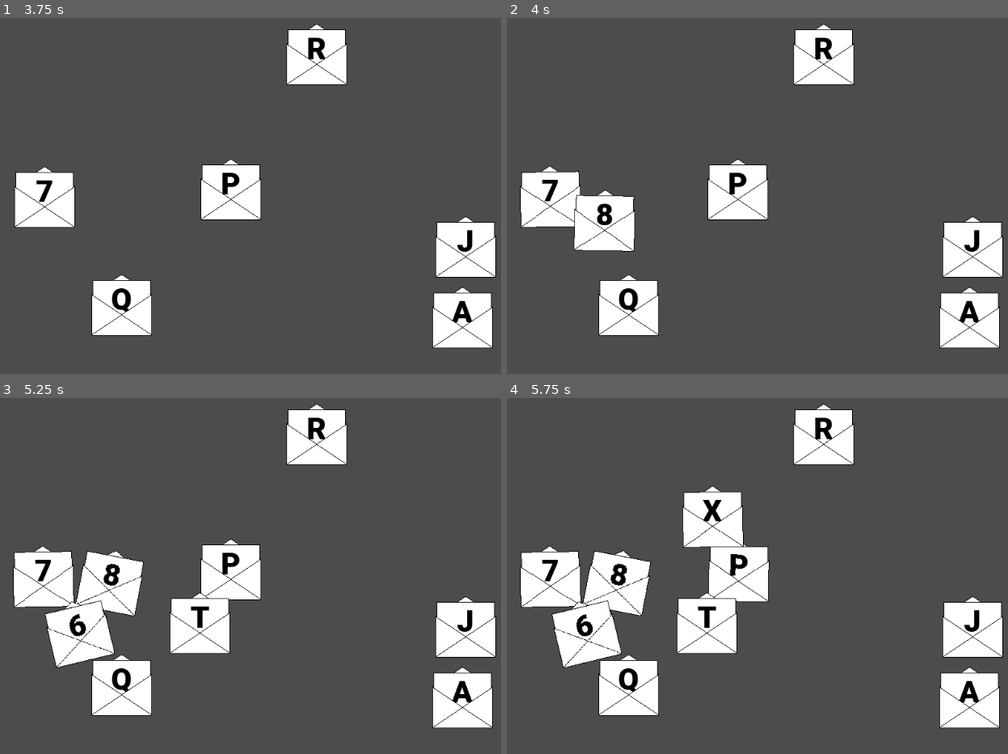
Above: before the commit, frames 1-4 (two rows, left to right).
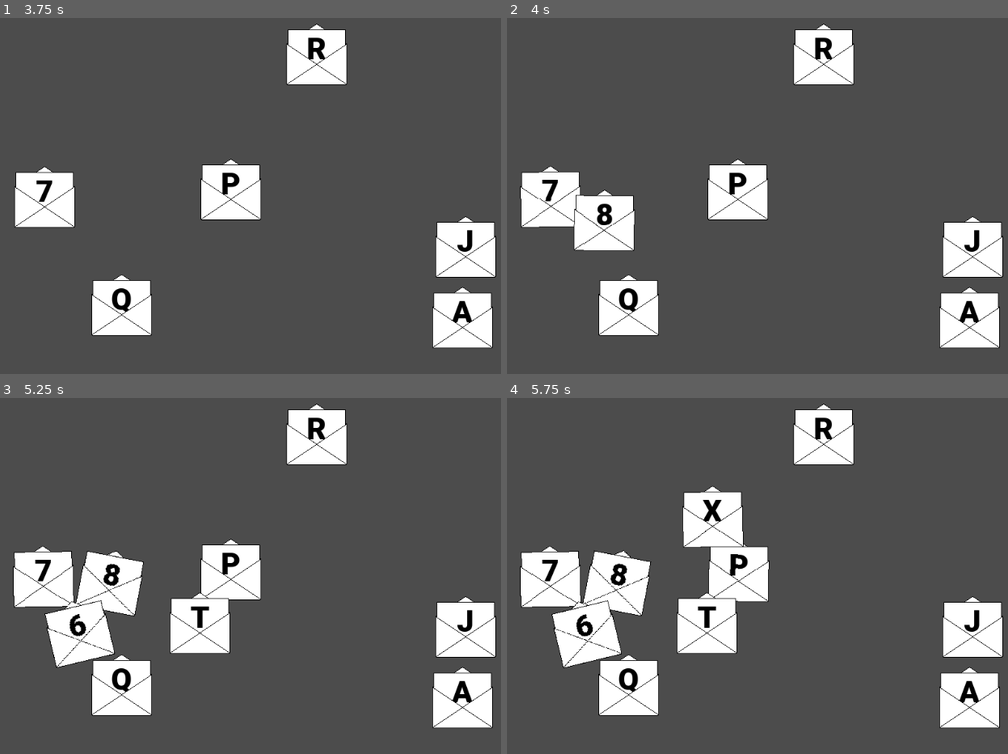
Above: after the commit, the same moments.

Repository: xphere/spamail-openjam-2018
Game: Godot game, scene res://actors/level/Level.tscn
Two runs of this game, one before a commit and one after it. Both use one fixed random seed, a clock stepped at 60 frames per second and the inputs below. The project has no main scene, so this scene is started directly.
Inputs:
- Up to frame 1 (3.75 s): tap Enter at 0.5, 2.75 s; tap Space at 2 s
- Up to frame 2 (4 s): no input
- Up to frame 3 (5.25 s): no input
- Up to frame 4 (5.75 s): no input

Frame 1 is identical in both runs. In frame 2, 0.2% of the frame differs, in the area x 2-26%, y 41-66%; in frame 3, 0.1%; in frame 4, less than 0.1%.

Commit message:
collision masks

Diff:
--- a/actors/envelope/Envelope.tscn
+++ b/actors/envelope/Envelope.tscn
@@ -18,15 +18,15 @@
 font_data = ExtResource( 5 )
 _sections_unfolded = [ "Font" ]
 
-[sub_resource type="CircleShape2D" id=3]
+[sub_resource type="CircleShape2D" id=2]
 
 custom_solver_bias = 0.0
 radius = 48.0
 
 [node name="Envelope" type="RigidBody2D"]
 input_pickable = false
-collision_layer = 1
-collision_mask = 1
+collision_layer = 2
+collision_mask = 4
 mode = 0
 mass = 1.0
 gravity_scale = 1.0
--- a/actors/level/Level.tscn
+++ b/actors/level/Level.tscn
@@ -6,17 +6,22 @@
 [ext_resource path="res://actors/envelope/Envelope.tscn" type="PackedScene" id=4]
 [ext_resource path="res://actors/level/Timer.gd" type="Script" id=5]
 
-[sub_resource type="RectangleShape2D" id=2]
+[sub_resource type="RectangleShape2D" id=1]
 
 custom_solver_bias = 0.0
 extents = Vector2( 5, 330 )
 
-[sub_resource type="RectangleShape2D" id=3]
+[sub_resource type="RectangleShape2D" id=2]
 
 custom_solver_bias = 0.0
 extents = Vector2( 540, 5 )
 
-[sub_resource type="Curve" id=1]
+[sub_resource type="RectangleShape2D" id=3]
+
+custom_solver_bias = 0.0
+extents = Vector2( 360, 220 )
+
+[sub_resource type="Curve" id=4]
 
 min_value = 0.1
 max_value = 2.0
@@ -53,23 +58,34 @@
 
 [node name="CollisionLeft" type="CollisionShape2D" parent="Playground"]
 position = Vector2( -50, 220 )
-shape = SubResource( 2 )
-_sections_unfolded = [ "Transform", "shape" ]
+shape = SubResource( 1 )
 
 [node name="CollisionRight" type="CollisionShape2D" parent="Playground"]
 position = Vector2( 770, 220 )
-shape = SubResource( 2 )
-_sections_unfolded = [ "Transform", "shape" ]
+shape = SubResource( 1 )
 
 [node name="CollisionUp" type="CollisionShape2D" parent="Playground"]
 position = Vector2( 360, -50 )
-shape = SubResource( 3 )
-_sections_unfolded = [ "Transform", "shape" ]
+shape = SubResource( 2 )
 
 [node name="CollisionDown" type="CollisionShape2D" parent="Playground"]
 position = Vector2( 360, 490 )
+shape = SubResource( 2 )
+
+[node name="GameArea" type="Area2D" parent="Playground"]
+position = Vector2( 360, 220 )
+input_pickable = true
+gravity_vec = Vector2( 0, 1 )
+gravity = 98.0
+linear_damp = 0.1
+angular_damp = 1.0
+collision_layer = 4
+collision_mask = 2
+audio_bus_override = false
+audio_bus_name = "Master"
+
+[node name="Collision" type="CollisionShape2D" parent="Playground/GameArea"]
 shape = SubResource( 3 )
-_sections_unfolded = [ "Transform", "shape" ]
 
 [node name="Factory" type="Node" parent="."]
 script = ExtResource( 3 )
@@ -82,9 +98,10 @@
 autostart = false
 script = ExtResource( 5 )
 _sections_unfolded = [ "curve" ]
-curve = SubResource( 1 )
+curve = SubResource( 4 )
 length = null
 
+[connection signal="body_entered" from="Playground/GameArea" to="Playground" method="_on_GameArea_body_entered"]
 [connection signal="more_envelopes" from="Factory" to="." method="_on_Factory_more_envelopes"]
 [connection signal="no_more_envelopes" from="Factory" to="." method="_on_Factory_no_more_envelopes"]
 [connection signal="timeout" from="Timer" to="." method="_on_Timer_timeout"]
--- a/actors/level/Playground.gd
+++ b/actors/level/Playground.gd
@@ -15,3 +15,10 @@
 	for child in get_children():
 		if child is Envelope and child.label == label:
 			child.kill()
+
+
+func _on_GameArea_body_entered(body: PhysicsBody2D) -> void:
+	body.set_collision_layer_bit(0, true)
+	body.set_collision_layer_bit(1, false)
+	body.set_collision_mask_bit(0, true)
+	body.set_collision_mask_bit(2, false)
Not shown: 3 places in actors/envelope/Envelope.tscn that only renumber resources
Not shown: 1 places in actors/level/Level.tscn that only renumber resources
